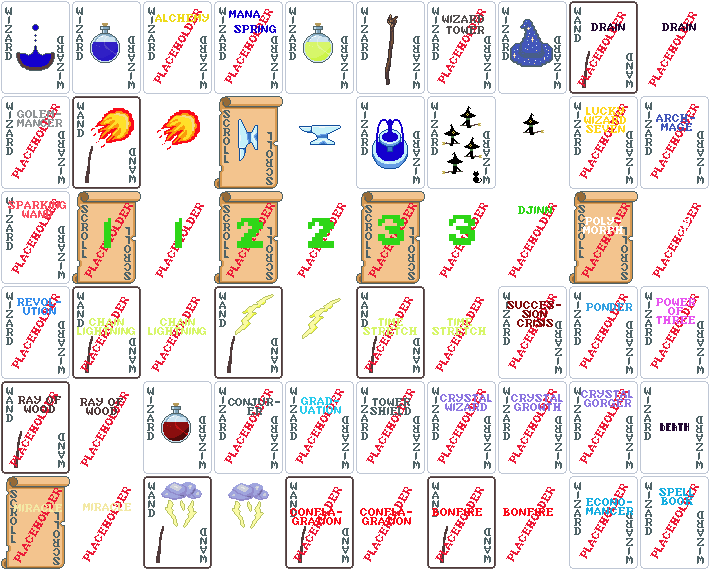
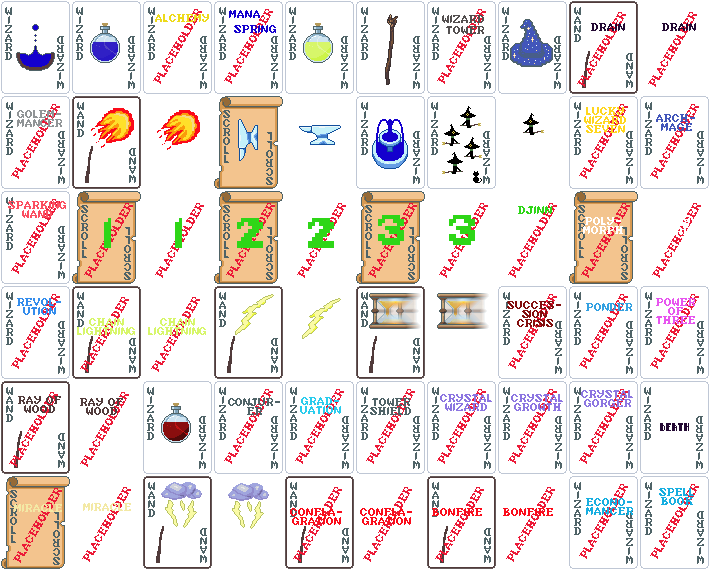
The second w=710, h=570 image is a revision of the first. Changes to its layers:
removed layer "TIME ..." from group "Time Stretch spell" over [432, 318, 486, 335]
removed layer "Placeholder #7" from group "Time Stretch spell" over [435, 297, 484, 372]
added layer "Motion blur hourglass copy" in group "Time Stretch spell" over [438, 293, 489, 329]
added layer "Hourglass art copy #2" in group "Time Stretch spell" over [437, 293, 474, 329]
removed layer "Text Layer" from group "Wand of Time Stretch" over [363, 318, 417, 335]
removed layer "Placeholder #8" from group "Wand of Time Stretch" over [364, 297, 413, 372]
added layer "Motion blur hourglass" in group "Wand of Time Stretch" over [370, 293, 421, 329]
added layer "Hourglass art" in group "Wand of Time Stretch" over [369, 293, 406, 329]
